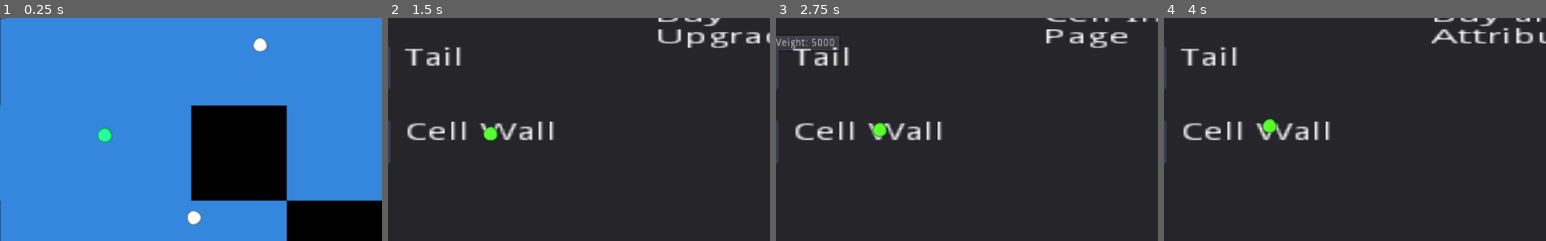
Above: before the commit, frames 1-4 (left to right).
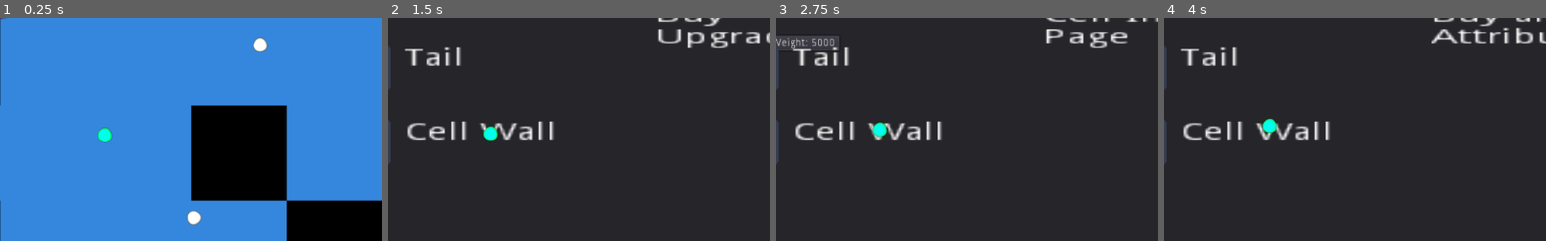
Above: after the commit, the same moments.

Repository: CastleOfArgg/Bio
Game: Godot game, scene res://scenes/Main.tscn
The game is run twice, just before and just after one commit, with the same random seed, the same clock (stepped at 60 frames per second) and the same inputs. The engine's default icon, where the game draws it, is replaced by a stand-in: a white triangle on a blue panel in a dark square.
Inputs (mouse positions are % of the whole screen's width and height, from its top left):
- Up to frame 1 (0.25 s): no input
- Up to frame 2 (1.5 s): move the mouse to (72, 45) at 0.52 s; hold D (move_right) 0.53-1.25 s; click (82, 90) at 1.25 s
- Up to frame 3 (2.75 s): click (76, 84) at 2 s
- Up to frame 4 (4 s): click (82, 84) at 2.75 s; click (16, 24) at 3.52 s
The pictures show only the part of the screen within x 19-69%, y 12-62%; the shares and areas given below are measured in that part.

The runs differ from the first frame. In frame 1, 0.2% of the frame differs, in the area x 25-30%, y 49-56%; in frame 2, 0.2%, in the area x 25-29%, y 48-56%; in frame 3, 0.2%; in frame 4, 0.2%.

Commit message:
Updated Chlorophyll

Diff:
--- a/scenes/Chlorophyll.tscn
+++ b/scenes/Chlorophyll.tscn
@@ -31,9 +31,9 @@
 damage = 0
 value = 0
 weight = 2000
-starting_color = Color( 0.184314, 0.721569, 0.0901961, 1 )
-color_blend_weight = 0.1
-color_to_blend = Color( 0.427451, 0.843137, 0.113725, 1 )
+starting_color = Color( 0, 1, 0.470588, 1 )
+color_blend_weight = 1.0
+color_to_blend = Color( 0.529412, 0.65098, 0, 1 )
 
 [node name="CollisionShape2D" type="CollisionShape2D" parent="."]
 shape = SubResource( 1 )
